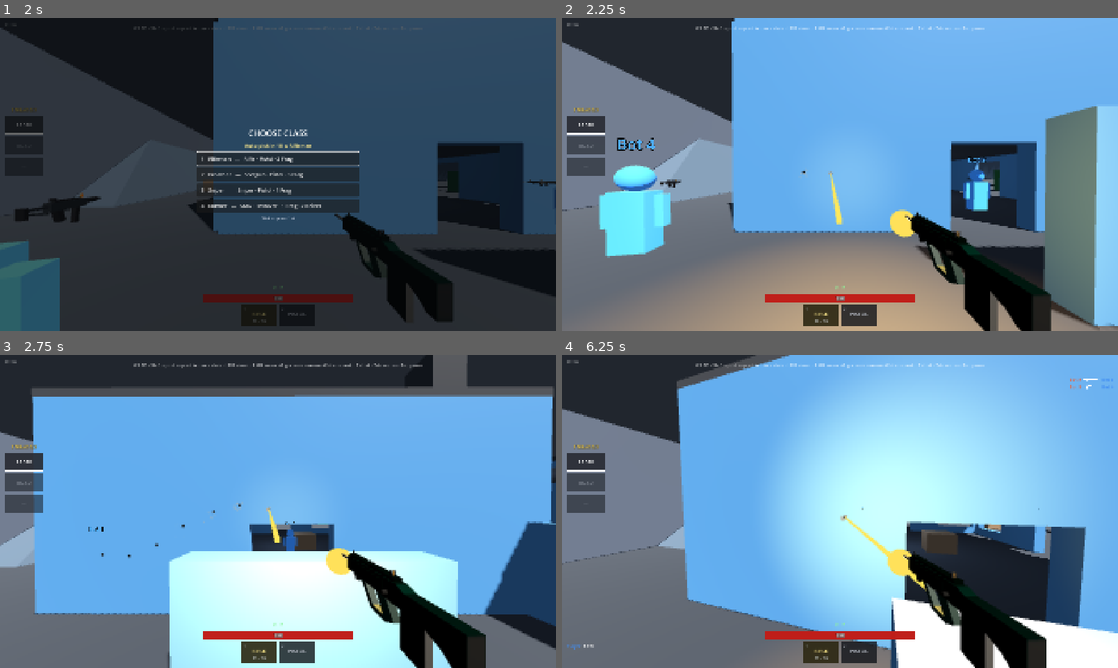
Above: before the commit, frames 1-4 (two rows, left to right).
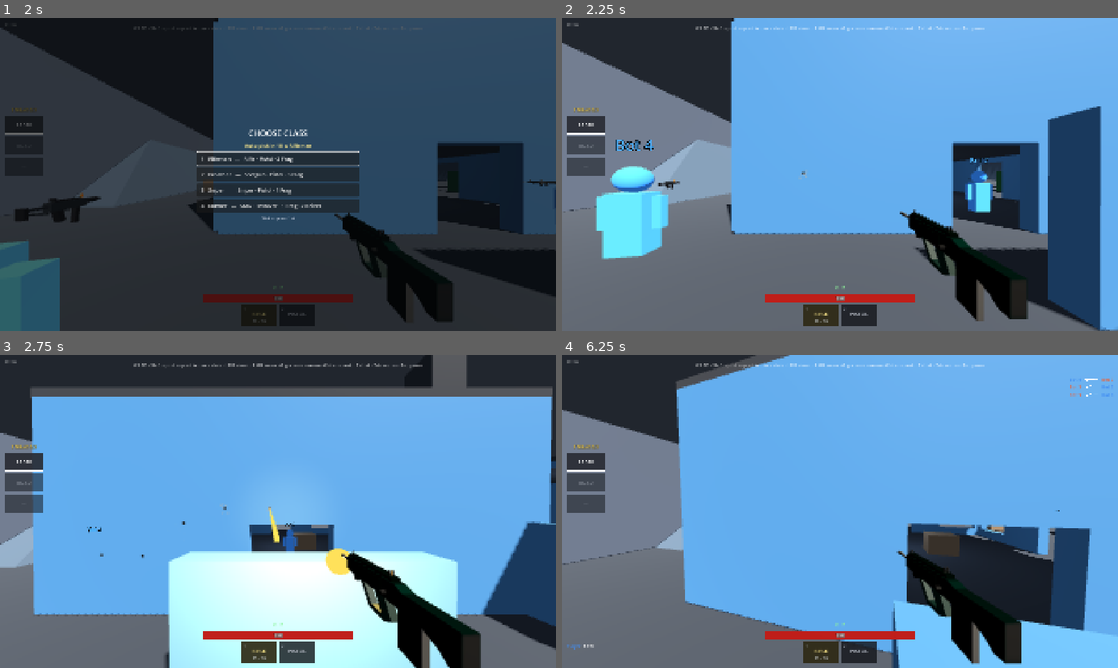
Above: after the commit, the same moments.

Repository: MezzoSplash/gevechtspel2
Game: Godot game, scene res://scenes/main.tscn
Same seed, same stepped clock (60 frames per second), same inputs: the game is played once before the commit and once after it. Sound files missing from this copy of the repository are replaced by a short silence.
Inputs (mouse positions are in pixels of both pictures, inside the frame that each line leads up to):
- Up to frame 1 (2 s): click "Singleplayer" at 0.5 s; click "Play" at 1.25 s
- Up to frame 2 (2.25 s): tap Enter (use_streak) at 2 s; move the mouse to (962, 158) at 2.02 s; press the mouse at (962, 158) at 2.03 s; hold D (move_right) from 2.03 s (still down)
- Up to frame 3 (2.75 s): keep holding D (move_right); tap Space (jump) at 2.27 s; right-click (400, 495) at 2.3 s
- Up to frame 4 (6.25 s): move the mouse to (812, 511) at 2.77 s; release D (move_right) at 2.78 s; release the mouse at (812, 511) at 2.78 s; hold W (move_forward) 2.78-4.25 s; right-click (812, 511) at 2.85 s; tap Space (jump) at 3.02, 5, 5.27, 6.02 s; click (812, 511) at 3.05 s; move the mouse to (851, 505) at 3.52 s; hold T (chat) 3.53-4.25 s; right-click (851, 505) at 3.8 s; click (639, 655) at 4.27 s; type "12" at 4.35 s; move the mouse to (834, 517) at 5.02 s; hold W (move_forward) from 5.03 s (still down); tap Ctrl (crouch) at 5.1 s; click (834, 517) at 5.3 s; tap Enter (use_streak) at 5.75 s; move the mouse to (878, 514) at 5.77 s; press the mouse at (878, 514) at 5.78 s; right-click (878, 514) at 6.05 s

Frame 1 is identical in both runs. In frame 2, 27% of the frame differs, in the area x 0-100%, y 0-100%; in frame 3, 2.5%; in frame 4, 36%.

Commit message:
Tune SMG, rifle, revolver and shotgun, and hide the sniper hip crosshair.

Diff:
--- a/data/weapons/revolver.tres
+++ b/data/weapons/revolver.tres
@@ -9,7 +9,7 @@
 display_name = "Revolver"
 fire_rate = 2.2
 damage = 55.0
-headshot_multiplier = 2.0
+headshot_multiplier = 1.6
 spread_deg = 0.25
 kick_pitch_deg = 2.1
 kick_yaw_deg = 0.45
--- a/data/weapons/rifle.tres
+++ b/data/weapons/rifle.tres
@@ -7,9 +7,9 @@
 script = ExtResource("1_weapon")
 id = &"rifle"
 display_name = "Rifle"
-fire_rate = 10.0
-damage = 24.0
-headshot_multiplier = 1.6
+fire_rate = 6.5
+damage = 34.0
+headshot_multiplier = 3.6
 spread_deg = 0.35
 kick_pitch_deg = 0.62
 kick_yaw_deg = 0.22
@@ -22,5 +22,5 @@
 pellet_count = 1
 automatic = true
 falloff_start_m = 16.0
-falloff_end_m = 42.0
-falloff_min_mult = 0.55
+falloff_end_m = 48.0
+falloff_min_mult = 0.5
--- a/data/weapons/shotgun.tres
+++ b/data/weapons/shotgun.tres
@@ -8,7 +8,7 @@
 id = &"shotgun"
 display_name = "Shotgun"
 fire_rate = 1.55
-damage = 24.0
+damage = 32.0
 headshot_multiplier = 1.6
 spread_deg = 4.8
 kick_pitch_deg = 1.4
@@ -19,7 +19,7 @@
 reload_time = 2.1
 tracer_width = 0.012
 fire_sound = ExtResource("2_fire")
-pellet_count = 8
+pellet_count = 12
 automatic = false
 falloff_start_m = 7.0
 falloff_end_m = 20.0
--- a/data/weapons/smg.tres
+++ b/data/weapons/smg.tres
@@ -8,7 +8,7 @@
 id = &"smg"
 display_name = "SMG"
 fire_rate = 20.0
-damage = 12.0
+damage = 10.0
 headshot_multiplier = 1.5
 spread_deg = 0.6
 kick_pitch_deg = 0.36
@@ -21,8 +21,8 @@
 fire_sound = ExtResource("2_fire")
 pellet_count = 1
 automatic = true
-falloff_start_m = 15.0
-falloff_end_m = 30.0
+falloff_start_m = 12.0
+falloff_end_m = 26.0
 falloff_min_mult = 0.4
 move_speed_mult = 1.08
 move_spread_scale = 0.45
--- a/scripts/bot_brain.gd
+++ b/scripts/bot_brain.gd
@@ -9,7 +9,7 @@
 const RIFLE_FIGHT := 13.0
 const PISTOL_FIGHT := 9.0
 const SNIPER_FIGHT := 18.0 # keep range; one shot then a long pause
-const SMG_FIGHT := 8.0 # SMG: falls off after 15 m, so it closes in like a light shotgun
+const SMG_FIGHT := 8.0 # SMG: falls off after 12 m, so it closes in like a light shotgun
 const REVOLVER_FIGHT := 12.0
 const STRAFE_SPEED := 6.2
 ## One committed sidestep, then a short pause. Re-picking every half second is what made them shimmy.
--- a/scripts/hud.gd
+++ b/scripts/hud.gd
@@ -27,6 +27,7 @@
 var _rc_hint: Label
 var _announcer: AudioStreamPlayer
 var _sniper_ads := false
+var _sniper_hip := false # sniper in hand and RMB zoom off: draw no crosshair
 var _weapon_index := 0
 var _ammo := 30
 var _mag := 30
@@ -381,6 +382,14 @@
 	if _sniper_ads == on:
 		return
 	_sniper_ads = on
+	queue_redraw()
+
+
+## The sniper has no hip crosshair. Bars and the centre dot return while zoomed.
+func set_sniper_hip(on: bool) -> void:
+	if _sniper_hip == on:
+		return
+	_sniper_hip = on
 	queue_redraw()
 
 
@@ -1157,7 +1166,8 @@
 	queue_redraw()
 
 
-## Crosshair gap grows with spread/punch. Hurt vignette + hit/kill markers.
+## Crosshair gap grows with spread/punch. The sniper draws none until RMB zoom.
+## Hurt vignette, damage wedges, and hit markers stay up either way.
 func _draw() -> void:
 	var c := size * 0.5
 	var stance := 0.0
@@ -1168,13 +1178,15 @@
 	var length := 8.0
 	var col := Color(0.95, 0.95, 0.95, 0.92)
 	var thick := 2.0
-	_bar(c + Vector2(gap, 0), Vector2(length, 0), col, thick)
-	_bar(c + Vector2(-gap, 0), Vector2(-length, 0), col, thick)
-	_bar(c + Vector2(0, gap), Vector2(0, length), col, thick)
-	_bar(c + Vector2(0, -gap), Vector2(0, -length), col, thick)
-	draw_circle(c, 1.4, col)
-	if _sniper_ads:
-		draw_arc(c, 22.0, 0.0, TAU, 48, Color(0.05, 0.05, 0.05, 0.45), 2.0, true)
+	# Hip-firing the sniper is unguided. Zoom (and every other gun) keeps the bars.
+	if not _sniper_hip:
+		_bar(c + Vector2(gap, 0), Vector2(length, 0), col, thick)
+		_bar(c + Vector2(-gap, 0), Vector2(-length, 0), col, thick)
+		_bar(c + Vector2(0, gap), Vector2(0, length), col, thick)
+		_bar(c + Vector2(0, -gap), Vector2(0, -length), col, thick)
+		draw_circle(c, 1.4, col)
+		if _sniper_ads:
+			draw_arc(c, 22.0, 0.0, TAU, 48, Color(0.05, 0.05, 0.05, 0.45), 2.0, true)
 
 	if _hurt_flash > 0.0:
 		var a := _hurt_flash * 0.55
--- a/scripts/player.gd
+++ b/scripts/player.gd
@@ -430,7 +430,7 @@
 
 
 ## Damage is applied on the server (or offline). Clients get HP via broadcast_hurt.
-## `headshot_mult` comes from the gun's WeaponDef (sniper 2.0, others 1.6).
+## `headshot_mult` comes from the gun's WeaponDef (rifle 3.6, sniper 2.0, SMG 1.5, other guns 1.6).
 ## Grenades pass allow_headshot false. The test uses the drawn head, not a height band.
 func apply_hit(
 	point: Vector3,
--- a/scripts/rc_xd.gd
+++ b/scripts/rc_xd.gd
@@ -8,7 +8,7 @@
 const REVERSE := 6.0
 const TURN_RATE := 2.2 # rad/s added by A/D; the mouse sets yaw directly, raw
 const LIFE := 25.0
-const MAX_HP := 48.0 # two rifle hits (24)
+const MAX_HP := 48.0 # two rifle hits (34)
 const BLAST_RADIUS := 4.5
 const BLAST_DAMAGE := 140.0
 const SNAP_M := 2.0
--- a/scripts/weapon.gd
+++ b/scripts/weapon.gd
@@ -289,10 +289,13 @@
 	_ads = want
 	if camera:
 		camera.ads_fov = def.ads_fov if _ads else 0.0
-	var scope := _ads and def.ads_hides_model
+	var scope := _ads and def != null and def.ads_hides_model
 	var hud := _hud_node()
-	if hud:
+	# Bots share this function and must not write the local HUD.
+	if hud and _is_local():
 		hud.set_sniper_ads(scope)
+		# Sniper hip has no crosshair. Scoped, and every other gun, keeps one.
+		hud.set_sniper_hip(def != null and def.id == &"sniper" and not scope)
 	for id in _view_models:
 		var n: Node3D = _view_models[id]
 		n.visible = (not scope) and _throw_left <= 0.0 and def != null and id == def.id
Not shown, changed: README.md
